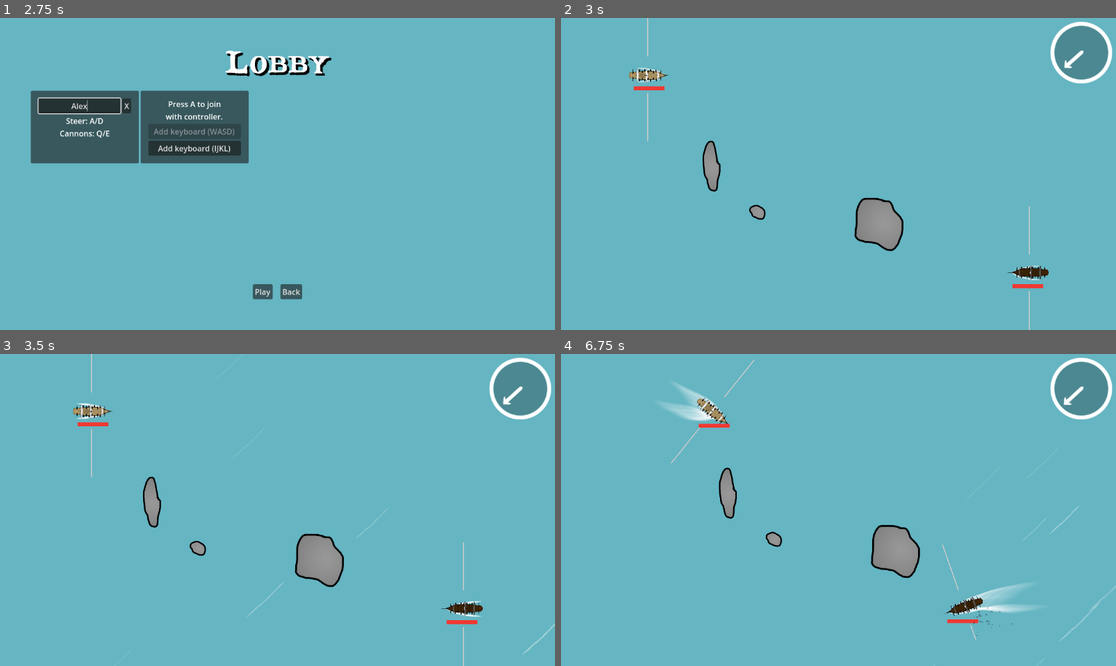
Above: before the commit, frames 1-4 (two rows, left to right).
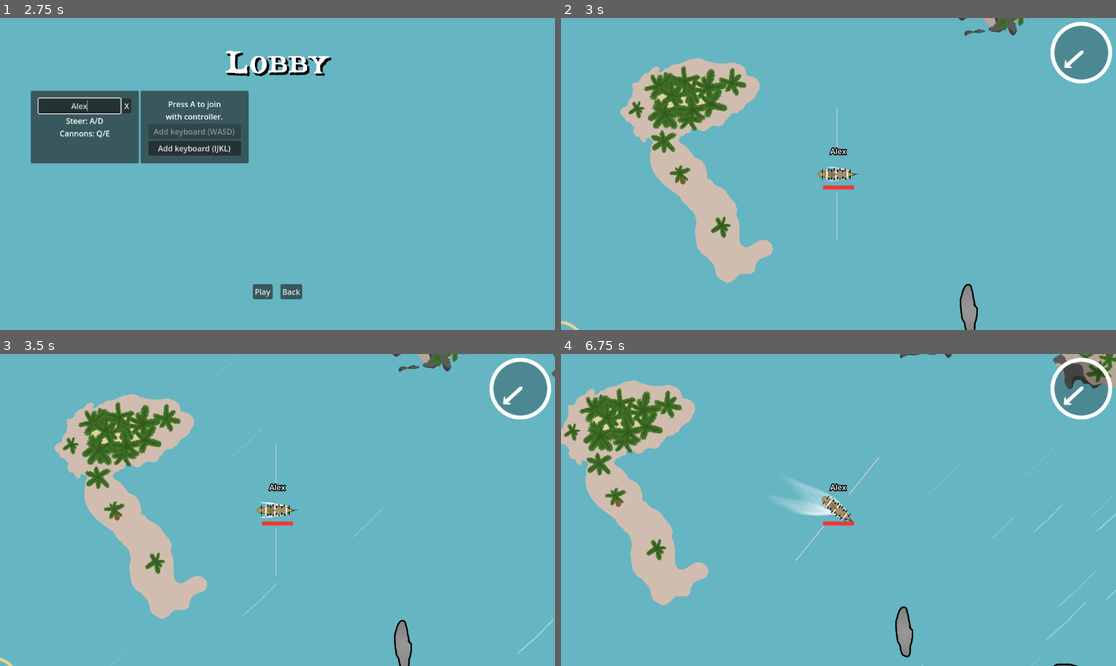
Above: after the commit, the same moments.

Repository: friedev/corsair-warfare
Game: Godot game, scene res://scenes/main.tscn
Same seed, same stepped clock (60 frames per second), same inputs: the game is played once before the commit and once after it. Sound files missing from this copy of the repository are replaced by a short silence.
Inputs (mouse positions are in pixels of both pictures, inside the frame that each line leads up to):
- Up to frame 1 (2.75 s): click "Play" at 0.5 s; click "Add keyboard (WASD)" at 1.25 s; click (77, 105) at 2.02 s; type "Alex" at 2.1 s
- Up to frame 2 (3 s): click "Play" at 2.75 s
- Up to frame 3 (3.5 s): no input
- Up to frame 4 (6.75 s): hold D 3.53-4.28 s; hold Q 3.53-4.28 s; tap E at 3.8, 4.35 s; hold A 4.28-5.03 s; tap J at 4.55 s; hold J 5.03-5.78 s; hold D 5.03-6.53 s; tap L at 5.3, 5.85 s; tap U at 6.05 s; hold A from 6.53 s (still down); hold U from 6.53 s (still down)

Frame 1 is identical in both runs. In frame 2, 12% of the frame differs, in the area x 0-88%, y 0-100%; in frame 3, 12%; in frame 4, 14%, in the area x 0-100%, y 0-100%.

Commit message:
Add prototype of ship spawning

Diff:
--- a/scenes/main.gd
+++ b/scenes/main.gd
@@ -1,6 +1,18 @@
 extends Node
 
+signal game_over
+
+const SHIP_SCENE := preload("res://scenes/world/ship/ship.tscn")
+
+const SHIP_TEXTURES := [
+	preload("res://scenes/world/ship/white_ship.png"),
+	preload("res://scenes/world/ship/black_ship.png"),
+]
+
 @onready var world: Node2D = %World
+@onready var camera: ShakeCamera2D = %Camera2D
+@onready var wind: Wind = %Wind
+@onready var music: Music = %Music
 @onready var hud_layer: CanvasLayer = %HUDLayer
 
 var game_active: bool:
@@ -10,14 +22,40 @@
 		self.hud_layer.visible = self.game_active
 		self.get_tree().paused = not self.game_active
 
+var ships_alive: int
+
+func spawn_ship(details: PlayerDetails) -> void:
+	var ship: Ship = self.SHIP_SCENE.instantiate()
+	ship.cannon_fired.connect(self.music._on_ship_cannon_fired)
+	ship.damage_taken.connect(self.camera._on_ship_damage_taken)
+	ship.destroyed.connect(self._on_ship_destroyed)
+	self.world.add_child(ship)
+	ship.player = details.player
+	ship.nickname = details.nickname
+	# TODO let player choose texture, or choose based on index
+	ship.texture = self.SHIP_TEXTURES[0]
+	# TODO spawn at random safe location
+	ship.position.x += randf() * 64
+	ship.position.y += randf() * 64
+	ship.wind = self.wind
+
 
 func _ready() -> void:
 	self.game_active = false
 
 
-func _on_customization_menu_players_ready() -> void:
+func _on_game_restarted() -> void:
+	self.get_tree().reload_current_scene()
+
+
+func _on_lobby_menu_players_ready() -> void:
+	self.ships_alive = len(Globals.players)
+	for details in Globals.players.values():
+		self.spawn_ship(details)
 	self.game_active = true
 
 
-func _on_game_restarted() -> void:
-	self.get_tree().reload_current_scene()
+func _on_ship_destroyed(ship: Ship) -> void:
+	self.ships_alive -= 1
+	if self.ships_alive <= 1:
+		self.game_over.emit()
--- a/scenes/main.tscn
+++ b/scenes/main.tscn
@@ -1,7 +1,6 @@
-[gd_scene load_steps=33 format=3 uid="uid://j6lypfe2pyeo"]
+[gd_scene load_steps=30 format=3 uid="uid://j6lypfe2pyeo"]
 
 [ext_resource type="Script" path="res://scenes/main.gd" id="1_ndiw8"]
-[ext_resource type="PackedScene" uid="uid://chfrwjo8j7og0" path="res://scenes/world/ship/ship.tscn" id="1_ra0tt"]
 [ext_resource type="Script" path="res://scenes/world/camera.gd" id="2_whori"]
 [ext_resource type="Texture2D" uid="uid://c02s3d4dov18p" path="res://scenes/world/wind/wind_particle.png" id="3_v1r5n"]
 [ext_resource type="Script" path="res://scenes/world/wind/wind_particles.gd" id="4_i4t2a"]
@@ -9,9 +8,7 @@
 [ext_resource type="PackedScene" uid="uid://q3sofkfm3603" path="res://scenes/ui/menus/lobby_menu.tscn" id="5_ke02y"]
 [ext_resource type="PackedScene" path="res://scenes/world/environment/rock_long.tscn" id="6_fsva3"]
 [ext_resource type="PackedScene" path="res://scenes/world/environment/rock_big.tscn" id="7_1j5n2"]
-[ext_resource type="Texture2D" uid="uid://dpta5trs72k6v" path="res://scenes/world/ship/white_ship.png" id="7_icndf"]
 [ext_resource type="PackedScene" path="res://scenes/world/environment/rock_small.tscn" id="8_eo5qm"]
-[ext_resource type="Texture2D" uid="uid://dlrb6107bw2dn" path="res://scenes/world/ship/black_ship.png" id="8_oh37s"]
 [ext_resource type="PackedScene" path="res://scenes/world/environment/border.tscn" id="8_xltam"]
 [ext_resource type="PackedScene" path="res://scenes/ui/hud/wind_hud/wind_hud.tscn" id="12_4w4eo"]
 [ext_resource type="PackedScene" path="res://scenes/world/environment/island1.tscn" id="12_yn2q3"]
@@ -58,6 +55,7 @@
 unique_name_in_owner = true
 
 [node name="Camera2D" type="Camera2D" parent="World"]
+unique_name_in_owner = true
 script = ExtResource("2_whori")
 content_to_margin_ratio = 0.75
 zoom_speed = 0.05
@@ -79,23 +77,11 @@
 wind = NodePath("../../Wind")
 
 [node name="Wind" type="Node" parent="World"]
+unique_name_in_owner = true
 script = ExtResource("5_hl8vl")
 change_rate = 1.0
 noise_multiplier = 3.0
 initial_noise_position = 10.0
-
-[node name="Ship1" parent="World" node_paths=PackedStringArray("wind") instance=ExtResource("1_ra0tt")]
-position = Vector2(184, 95)
-player = 1
-wind = NodePath("../Wind")
-texture = ExtResource("7_icndf")
-
-[node name="Ship2" parent="World" node_paths=PackedStringArray("wind") instance=ExtResource("1_ra0tt")]
-position = Vector2(972, 506)
-rotation = 3.14159
-player = 2
-wind = NodePath("../Wind")
-texture = ExtResource("8_oh37s")
 
 [node name="Border" parent="World" instance=ExtResource("8_xltam")]
 
@@ -195,24 +181,19 @@
 max_volume_db = -3.0
 
 [node name="Music" parent="." instance=ExtResource("21_w75cq")]
+unique_name_in_owner = true
 process_mode = 3
 
-[connection signal="cannon_fired" from="World/Ship1" to="Music" method="_on_ship_cannon_fired"]
-[connection signal="damage_taken" from="World/Ship1" to="World/Camera2D" method="_on_ship_damage_taken"]
-[connection signal="destroyed" from="World/Ship1" to="MenuLayer/GameOverMenu" method="_on_ship_destroyed"]
-[connection signal="destroyed" from="World/Ship1" to="MenuLayer/PauseMenu" method="_on_ship_destroyed"]
-[connection signal="cannon_fired" from="World/Ship2" to="Music" method="_on_ship_cannon_fired"]
-[connection signal="damage_taken" from="World/Ship2" to="World/Camera2D" method="_on_ship_damage_taken"]
-[connection signal="destroyed" from="World/Ship2" to="MenuLayer/GameOverMenu" method="_on_ship_destroyed"]
-[connection signal="destroyed" from="World/Ship2" to="MenuLayer/PauseMenu" method="_on_ship_destroyed"]
+[connection signal="game_over" from="." to="MenuLayer/GameOverMenu" method="_on_main_game_over"]
+[connection signal="game_over" from="." to="MenuLayer/PauseMenu" method="_on_main_game_over"]
 [connection signal="credits_button_pressed" from="MenuLayer/MainMenu" to="MenuLayer/CreditsMenu" method="_on_menu_open"]
 [connection signal="game_started" from="MenuLayer/MainMenu" to="MenuLayer/LobbyMenu" method="_on_menu_open"]
 [connection signal="options" from="MenuLayer/MainMenu" to="MenuLayer/OptionsMenu" method="_on_menu_open"]
 [connection signal="go_back" from="MenuLayer/OptionsMenu" to="MenuLayer/MainMenu" method="_on_menu_open"]
 [connection signal="screen_shake_toggled" from="MenuLayer/OptionsMenu" to="World/Camera2D" method="_on_options_menu_screen_shake_toggled"]
 [connection signal="go_back" from="MenuLayer/LobbyMenu" to="MenuLayer/MainMenu" method="_on_menu_open"]
-[connection signal="players_ready" from="MenuLayer/LobbyMenu" to="." method="_on_customization_menu_players_ready"]
-[connection signal="players_ready" from="MenuLayer/LobbyMenu" to="MenuLayer/PauseMenu" method="_on_customization_menu_players_ready"]
+[connection signal="players_ready" from="MenuLayer/LobbyMenu" to="." method="_on_lobby_menu_players_ready"]
+[connection signal="players_ready" from="MenuLayer/LobbyMenu" to="MenuLayer/PauseMenu" method="_on_lobby_menu_players_ready"]
 [connection signal="game_restarted" from="MenuLayer/GameOverMenu" to="." method="_on_game_restarted"]
 [connection signal="game_restarted" from="MenuLayer/PauseMenu" to="." method="_on_game_restarted"]
 [connection signal="back_button_pressed" from="MenuLayer/CreditsMenu" to="MenuLayer/MainMenu" method="_on_menu_open"]
--- a/scenes/music/music.gd
+++ b/scenes/music/music.gd
@@ -1,4 +1,5 @@
 extends Node
+class_name Music
 
 @onready var music_timer: Timer = %MusicTimer
 
--- a/scenes/ui/menus/game_over_menu.gd
+++ b/scenes/ui/menus/game_over_menu.gd
@@ -5,11 +5,14 @@
 @onready var label: Label = %Label
 
 
-func _on_ship_destroyed(ship: Ship) -> void:
-	if not self.visible:
-		self.show()
-		self.label.text = "Ship %d Wins!" % (3 - ship.player)
+func _on_menu_button_pressed() -> void:
+	self.game_restarted.emit()
 
 
-func _on_menu_button_pressed() -> void:
-	self.game_restarted.emit()
+func _on_main_game_over() -> void:
+	self.label.text = "Game Over"
+	for ship in self.get_tree().get_nodes_in_group(&"ships"):
+		if ship.health > 0.0:
+			self.label.text = "%s Wins" % ship.nickname
+			break
+	self.show()
--- a/scenes/ui/menus/game_over_menu.tscn
+++ b/scenes/ui/menus/game_over_menu.tscn
@@ -1,7 +1,7 @@
-[gd_scene load_steps=3 format=3]
+[gd_scene load_steps=3 format=3 uid="uid://dxw338ghigg1r"]
 
 [ext_resource type="Script" path="res://scenes/ui/menus/game_over_menu.gd" id="1_3f5pq"]
-[ext_resource type="Theme" uid="uid://bo14ja623frqf" path="res://scenes/ui/title_theme.tres" id="2_xrp8r"]
+[ext_resource type="Theme" path="res://scenes/ui/title_theme.tres" id="2_xrp8r"]
 
 [node name="GameOverMenu" type="MarginContainer"]
 anchors_preset = 15
--- a/scenes/ui/menus/pause_menu.gd
+++ b/scenes/ui/menus/pause_menu.gd
@@ -20,14 +20,14 @@
 	self.set_paused(not self.get_tree().paused)
 
 
-func _on_customization_menu_players_ready() -> void:
+func _on_menu_button_pressed() -> void:
+	self.set_paused(false)
+	self.game_restarted.emit()
+
+
+func _on_lobby_menu_players_ready() -> void:
 	self.can_pause = true
 
 
-func _on_ship_destroyed(ship: Ship) -> void:
+func _on_main_game_over() -> void:
 	self.can_pause = false
-
-
-func _on_menu_button_pressed() -> void:
-	self.set_paused(false)
-	self.game_restarted.emit()
--- a/scenes/world/camera.gd
+++ b/scenes/world/camera.gd
@@ -1,4 +1,5 @@
 extends Camera2D
+class_name ShakeCamera2D
 
 ## Portion of the viewport dedicated to the ships. The remainder is a margin.
 @export var content_to_margin_ratio: float
--- a/scenes/world/ship/ship.gd
+++ b/scenes/world/ship/ship.gd
@@ -9,7 +9,10 @@
 
 @export var wind: Wind
 
-@export var texture: Texture2D
+@export var texture: Texture2D:
+	set(value):
+		texture = value
+		self.sprite.texture = texture
 
 @export var speed: float
 @export var min_speed: float
@@ -63,6 +66,11 @@
 		self.set_process_input(self.enabled)
 		self.collision_polygon.set_deferred(&"disabled", not self.enabled)
 
+var nickname: String:
+	set(value):
+		nickname = value
+		nickname_label.text = self.nickname
+
 @onready var sprite: Sprite2D = %Sprite2D
 @onready var control_parent: Node2D = %ControlParent
 @onready var health_bar: ProgressBar = %HealthBar
@@ -74,10 +82,10 @@
 @onready var medium_health_particles: GPUParticles2D = %MediumHealthParticles
 @onready var low_health_particles: GPUParticles2D = %LowHealthParticles
 @onready var damage_timer: Timer = %DamageTimer
+@onready var nickname_label: Label = %NicknameLabel
 
 
 func _ready() -> void:
-	self.sprite.texture = self.texture
 	self.health = self.max_health
 	# Duplicate material so that changes by one ship don't affect the other
 	var particle_material := self.wake_particles.process_material as ParticleProcessMaterial
@@ -91,16 +99,39 @@
 	particle_material.angle_max = -self.rotation_degrees
 
 
+func handle_input() -> void:
+	# TODO DRY
+	if self.player == Globals.KEYBOARD_1_PLAYER:
+		if Input.is_key_pressed(KEY_A):
+			self.apply_torque(-self.rotation_speed)
+		if Input.is_key_pressed(KEY_D):
+			self.apply_torque(self.rotation_speed)
+		if Input.is_key_pressed(KEY_Q):
+			self.fire(self.left_cannons)
+		if Input.is_key_pressed(KEY_E):
+			self.fire(self.right_cannons)
+	elif self.player == Globals.KEYBOARD_2_PLAYER:
+		if Input.is_key_pressed(KEY_J):
+			self.apply_torque(-self.rotation_speed)
+		if Input.is_key_pressed(KEY_L):
+			self.apply_torque(self.rotation_speed)
+		if Input.is_key_pressed(KEY_U):
+			self.fire(self.left_cannons)
+		if Input.is_key_pressed(KEY_O):
+			self.fire(self.right_cannons)
+	else:
+		if Input.get_joy_axis(self.player, JOY_AXIS_LEFT_X) < -0.5:
+			self.apply_torque(-self.rotation_speed)
+		if Input.get_joy_axis(self.player, JOY_AXIS_LEFT_X) > 0.5:
+			self.apply_torque(self.rotation_speed)
+		if Input.get_joy_axis(self.player, JOY_AXIS_TRIGGER_LEFT) > 0.5:
+			self.fire(self.left_cannons)
+		if Input.get_joy_axis(self.player, JOY_AXIS_TRIGGER_RIGHT) > 0.5:
+			self.fire(self.right_cannons)
+
+
 func _physics_process(delta: float) -> void:
-	var action_prefix := "p%d" % self.player
-	if Input.is_action_pressed("%s_left" % action_prefix):
-		self.apply_torque(-self.rotation_speed)
-	if Input.is_action_pressed("%s_right" % action_prefix):
-		self.apply_torque(self.rotation_speed)
-	if Input.is_action_pressed("%s_fire_right" % action_prefix):
-		self.fire(self.right_cannons)
-	if Input.is_action_pressed("%s_fire_left" % action_prefix):
-		self.fire(self.left_cannons)
+	self.handle_input()
 	self.apply_wind_force()
 	self.apply_collision_damage(delta)
 
--- a/scenes/world/ship/ship.tscn
+++ b/scenes/world/ship/ship.tscn
@@ -100,13 +100,14 @@
 linear_damp = 2.0
 angular_damp = 10.0
 script = ExtResource("1_lvdat")
-speed = 150.0
+speed = 200.0
 min_speed = 50.0
 rotation_speed = 2500.0
 ram_dps_min = 0.1
 ram_dps_max = 0.2
 obstacle_dps = 0.15
 max_health = 1.0
+cannon_count = 3
 
 [node name="CollisionPolygon2D" type="CollisionPolygon2D" parent="."]
 unique_name_in_owner = true
@@ -133,6 +134,18 @@
 value = 1.0
 show_percentage = false
 metadata/_edit_use_anchors_ = true
+
+[node name="NicknameLabel" type="Label" parent="ControlParent"]
+unique_name_in_owner = true
+z_index = 3
+offset_left = -84.0
+offset_top = -59.0
+offset_right = 85.0
+offset_bottom = -33.0
+theme_override_colors/font_outline_color = Color(0, 0, 0, 1)
+theme_override_constants/outline_size = 8
+text = "WWWWWWWWWW"
+horizontal_alignment = 1
 
 [node name="LeftCannons" parent="." instance=ExtResource("4_dkwe4")]
 unique_name_in_owner = true
Not shown: 1 places in scenes/main.tscn that only renumber resources
